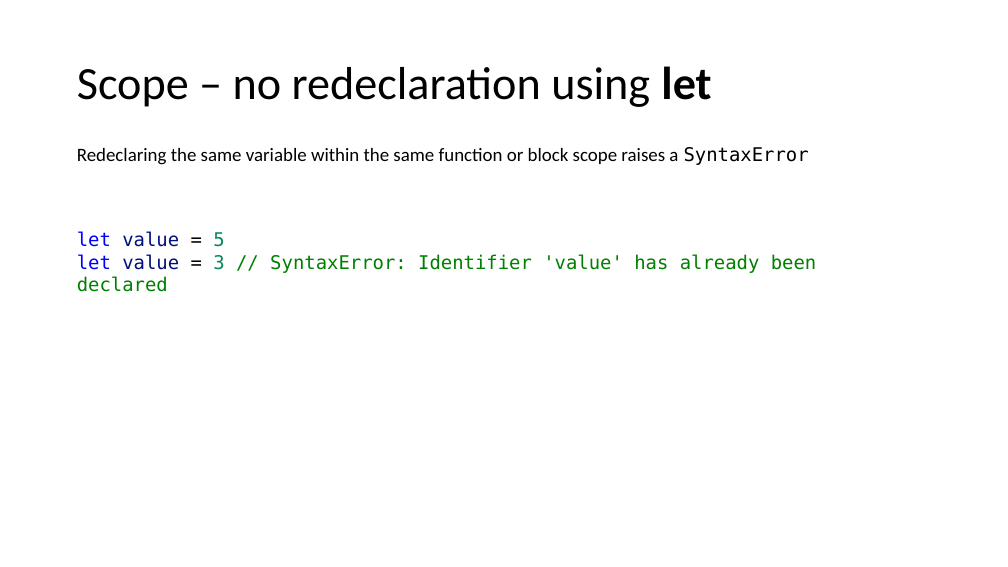
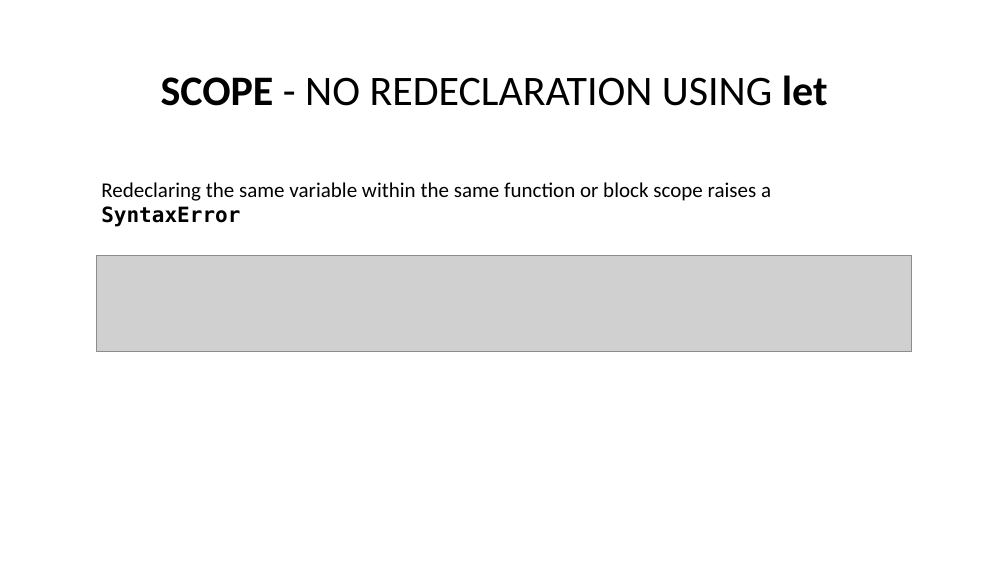
Before and after one commit to NickNaso/nodejs-tsw-2017, a slide deck: slide 20 of slides/nodejs-from-zero-to-hero.pptx (slide 21 before the commit). Drawn at 1008x567 pixels with LibreOffice and Linux fonts; fonts in the diff are those of the drawing; grey boxes stand for pictures. Boxes give left, top, right and bottom in pixels: in the first picture for what was removed or moved away, otherwise in the second. Text is boxed around its words. In the diff, an @@ line names an element or a change of style, - is before the commit and + after.

```diff
--- a/slides/nodejs-from-zero-to-hero.pptx
+++ b/slides/nodejs-from-zero-to-hero.pptx
@@ text "SCOPE - NO REDECLARATION USING ..." at box(161, 75, 828, 106): vertical alignment middle to top @@
@@ text at box(161, 75, 828, 106): text changed; size 44 to 40 pt @@
-Scope – no redeclaration using let
+SCOPE - NO REDECLARATION USING let
@@ text "Redeclaring the same variable within ...": place and size @@
-text "Redeclaring the same variable within ..." at box(77, 147, 809, 165)
+text "Redeclaring the same variable within ..." at box(101, 182, 771, 201)
@@ text "Redeclaring the same variable within ..." at box(101, 182, 771, 201): size 18 to 20 pt; bold on in "SyntaxError" @@
@@ text removed at box(77, 231, 817, 292) @@
-let value = 5
-let value = 3 // SyntaxError: Identifier 'value' has already been declared
@@ picture added at box(96, 256, 912, 352) @@
```
Also in this commit, not shown: 11 other slides changed, 7 slides added, 8 slides removed, 1 other file.
